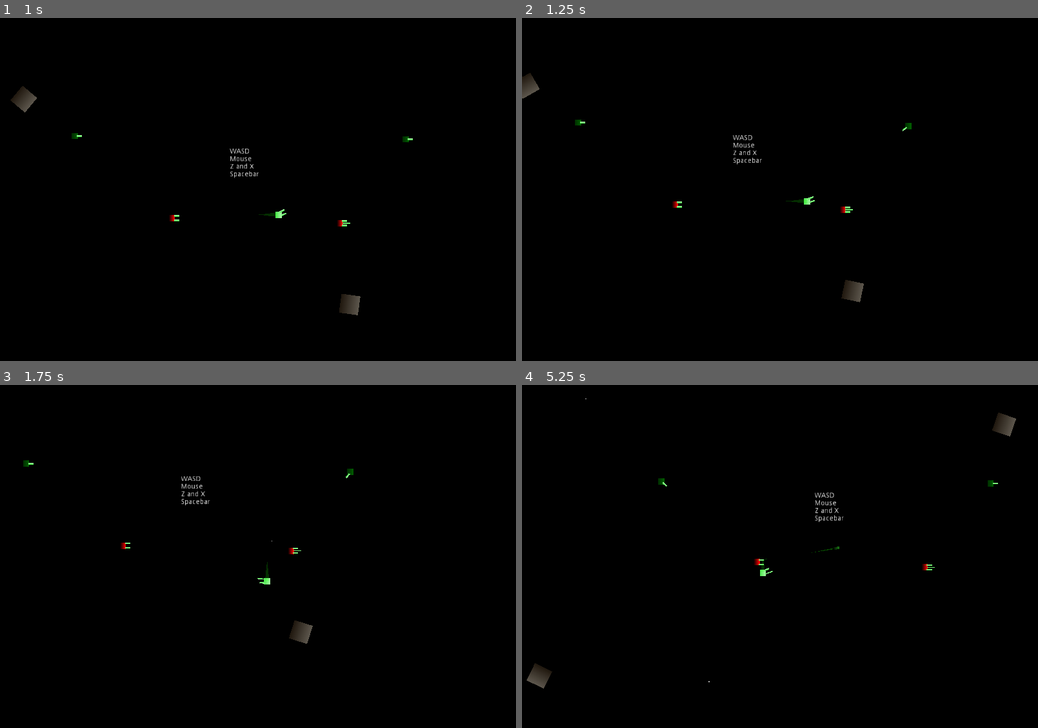
Above: before the commit, frames 1-4 (two rows, left to right).
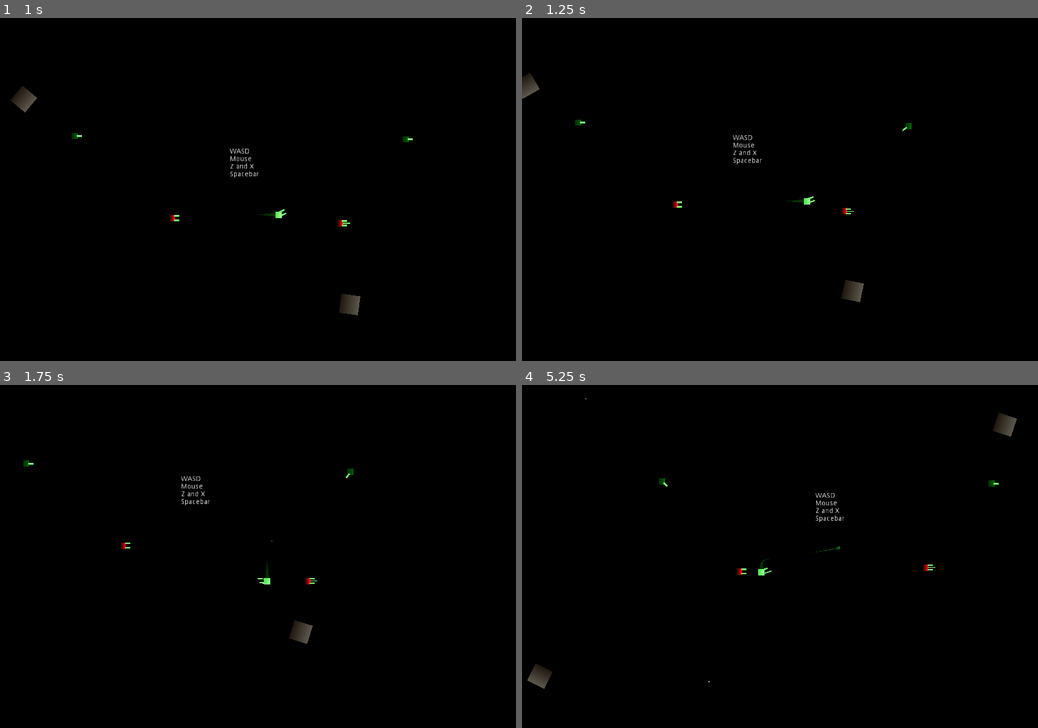
Above: after the commit, the same moments.

Repository: jrcamelo/Godot-SuperRogue
Game: Godot game, scene res://Test1.tscn
The game is run twice, just before and just after one commit, with the same random seed, the same clock (stepped at 60 frames per second) and the same inputs. The engine's default icon, where the game draws it, is replaced by a stand-in: a white triangle on a blue panel in a dark square.
Inputs (mouse positions are in pixels of both pictures, inside the frame that each line leads up to):
- Up to frame 1 (1 s): move the mouse to (371, 172) at 0.52 s; hold D (move_right) from 0.53 s (still down); tap R (r) at 0.6 s; tap V (v) at 0.8 s
- Up to frame 2 (1.25 s): keep holding D (move_right)
- Up to frame 3 (1.75 s): move the mouse to (154, 573) at 1.27 s; release D (move_right) at 1.28 s; hold S (move_down) from 1.28 s (still down); tap V (v) at 1.35 s; tap X (x) at 1.55 s
- Up to frame 4 (5.25 s): move the mouse to (831, 481) at 2.02 s; release S (move_down) at 2.03 s; hold D (move_right) 2.03-2.78 s; tap X (x) at 2.1, 4.55 s; tap Z (z) at 2.3, 2.85 s; move the mouse to (754, 625) at 2.77 s; hold W (move_up) 2.78-3.53 s; tap R (r) at 3.05, 4.35 s; move the mouse to (934, 607) at 3.52 s; press the mouse at (934, 607) at 3.53 s; hold A (move_left) 3.53-5.03 s; tap V (v) at 3.8 s; move the mouse to (625, 505) at 4.27 s; release the mouse at (625, 505) at 4.28 s; move the mouse to (805, 556) at 5.02 s; hold S (move_down) from 5.03 s (still down); hold Right mouse button (right_click) from 5.03 s (still down)

Frame 1 is identical in both runs. In frame 2, less than 0.1% of the frame differs, in the area x 61-65%, y 54-58%; in frame 3, less than 0.1%; in frame 4, 0.4%, in the area x 0-96%, y 8-89%.

Commit message:
Modular character avoids collisions

Diff:
--- /dev/null
+++ b/Project/BasicEnemyAI.gd
@@ -0,0 +1,53 @@
+extends CharacterController
+
+onready var whiskers := get_node("Whiskers") as Node2D
+onready var character_detection := get_node("CharacterDetection") as Area2D
+onready var shooting_range := get_node("ShootingRange") as Area2D
+
+export var whisker_dodge_duration := 0.25
+var whisker_dodging := 0.0
+var collision_to_avoid
+var direction_to_avoid_collision := Vector2.ZERO
+
+
+func process():
+	.process()
+
+	update_whiskers_closest_collision()
+	update_direction_to_avoid_collision()
+	equipment.movement.move_towards_input(direction_to_avoid_collision, delta * (direction_to_avoid_collision.length() + 1))
+
+
+func update_whiskers_closest_collision():
+	if whisker_dodging > 0:
+		return
+
+	whiskers.rotation += delta *11 * PI
+	collision_to_avoid = check_whiskers()
+
+func check_whiskers():
+	var closest_collision = null
+	for ray in whiskers.get_children():
+		ray = ray as RayCast2D
+		if ray.is_colliding():
+			var collision_point = ray.get_collision_point() - global_position
+			if closest_collision == null:
+				closest_collision = collision_point
+			elif collision_point.length() < closest_collision.length():
+					closest_collision = collision_point
+	return closest_collision
+
+func update_direction_to_avoid_collision():
+	if whisker_dodging > 0:
+		whisker_dodging -= delta
+		return
+
+	if collision_to_avoid == null:
+		direction_to_avoid_collision = Vector2.ZERO
+		return
+
+	var random_angle = deg2rad(45)
+	if randf() < 0.5:
+		random_angle = deg2rad(-45)
+	direction_to_avoid_collision = -collision_to_avoid.normalized().rotated(random_angle)
+	whisker_dodging = whisker_dodge_duration
--- /dev/null
+++ b/Project/BasicEnemyAI.tscn
@@ -0,0 +1,82 @@
+[gd_scene load_steps=3 format=2]
+
+[ext_resource path="res://BasicEnemyAI.gd" type="Script" id=1]
+
+[sub_resource type="CircleShape2D" id=1]
+radius = 500.0
+
+[node name="BasicEnemyAI" type="Node2D"]
+script = ExtResource( 1 )
+
+[node name="Whiskers" type="Node2D" parent="."]
+
+[node name="RayCast2D" type="RayCast2D" parent="Whiskers"]
+position = Vector2( 24, 0 )
+scale = Vector2( 1, 4 )
+enabled = true
+cast_to = Vector2( 150, 0 )
+collision_mask = 47
+
+[node name="RayCast2D2" type="RayCast2D" parent="Whiskers"]
+position = Vector2( 0, 24 )
+rotation = 1.5708
+scale = Vector2( 1, 4 )
+enabled = true
+cast_to = Vector2( 150, 0 )
+collision_mask = 47
+
+[node name="RayCast2D3" type="RayCast2D" parent="Whiskers"]
+position = Vector2( -24, 0 )
+rotation = 3.14159
+scale = Vector2( 1, 4 )
+enabled = true
+cast_to = Vector2( 150, 0 )
+collision_mask = 47
+
+[node name="RayCast2D4" type="RayCast2D" parent="Whiskers"]
+position = Vector2( 0, -24 )
+rotation = 4.71239
+scale = Vector2( 1, 4 )
+enabled = true
+cast_to = Vector2( 150, 0 )
+collision_mask = 47
+
+[node name="RayCast2D5" type="RayCast2D" parent="Whiskers"]
+position = Vector2( 24, 24 )
+rotation = 0.785398
+scale = Vector2( 1, 2 )
+enabled = true
+cast_to = Vector2( 150, 0 )
+collision_mask = 15
+
+[node name="RayCast2D6" type="RayCast2D" parent="Whiskers"]
+position = Vector2( -24, -24 )
+rotation = -2.35619
+scale = Vector2( 1, 2 )
+enabled = true
+cast_to = Vector2( 150, 0 )
+collision_mask = 15
+
+[node name="RayCast2D7" type="RayCast2D" parent="Whiskers"]
+position = Vector2( 24, -24 )
+rotation = -0.785398
+scale = Vector2( 1, 2 )
+enabled = true
+cast_to = Vector2( 150, 0 )
+collision_mask = 15
+
+[node name="RayCast2D8" type="RayCast2D" parent="Whiskers"]
+position = Vector2( -24, 24 )
+rotation = 2.35619
+scale = Vector2( 1, 2 )
+enabled = true
+cast_to = Vector2( 150, 0 )
+collision_mask = 15
+
+[node name="CharacterDetection" type="Area2D" parent="."]
+collision_layer = 0
+collision_mask = 2
+
+[node name="Detection" type="CollisionShape2D" parent="CharacterDetection"]
+modulate = Color( 1, 1, 1, 0.196078 )
+shape = SubResource( 1 )
--- a/Project/Character.gd
+++ b/Project/Character.gd
@@ -11,6 +11,7 @@
 export (PackedScene) var appearance_path
 export (PackedScene) var controller_path
 export (Array, PackedScene) var weapon_paths
+export (PackedScene) var propulsion_path
 
 onready var collider_updater: ColliderUpdater = get_node("ColliderUpdater")
 
@@ -20,11 +21,12 @@
 func create():
 	set_appearance_scene(appearance_path)
 	create_equipment_manager()
-	create_control_manager()
-	# set_controller_scene(controller_path)
-
 	set_weapon_slots()
 	set_weapons(weapon_paths)
+	set_propulsion(propulsion_path)
+
+	create_control_manager()
+	set_controller_scene(controller_path)
 
 	# detection = preload("res://CollidersBasic.tscn").instance()
 	#set_detection(preload("res://CollidersBasic.tscn").instance())
@@ -46,9 +48,9 @@
 	var appearance_slots = appearance.get_slots_children()
 	equipment.weapons.slots.add_slots_from_appearance(appearance_slots)
 
-func set_weapons(weapon_paths):
+func set_weapons(_weapon_paths):
 	var i = 0
-	for w_path in weapon_paths:
+	for w_path in _weapon_paths:
 		if w_path == null:
 			i += 1
 			continue
@@ -58,10 +60,15 @@
 			slot.add_weapon(weapon)
 		i += 1
 
+func set_propulsion(_propulsion_path):
+	var propulsion = propulsion_path.instance()
+	equipment.movement.add_new_propulsion(propulsion)
+
 func create_control_manager():
-	control = ControlManager.new(self)
+	control = ControlManager.new(self, equipment)
 	control.name = "Control"
 	add_child(control)
 
 func set_controller_scene(controller_scene: PackedScene):
+	var controller = controller_scene.instance()
 	control.add_controller(controller_scene.instance())
--- a/Project/Character.tscn
+++ b/Project/Character.tscn
@@ -1,9 +1,11 @@
-[gd_scene load_steps=6 format=2]
+[gd_scene load_steps=8 format=2]
 
 [ext_resource path="res://ColliderUpdater.gd" type="Script" id=1]
 [ext_resource path="res://Character.gd" type="Script" id=2]
 [ext_resource path="res://AppearanceBasic.tscn" type="PackedScene" id=3]
 [ext_resource path="res://Guns/Cannon.tscn" type="PackedScene" id=4]
+[ext_resource path="res://BasicEnemyAI.tscn" type="PackedScene" id=5]
+[ext_resource path="res://NormalPropulsion.tscn" type="PackedScene" id=6]
 
 [sub_resource type="RectangleShape2D" id=1]
 extents = Vector2( 0, 0 )
@@ -11,7 +13,9 @@
 [node name="Character" type="KinematicBody2D"]
 script = ExtResource( 2 )
 appearance_path = ExtResource( 3 )
+controller_path = ExtResource( 5 )
 weapon_paths = [ ExtResource( 4 ), null, ExtResource( 4 ) ]
+propulsion_path = ExtResource( 6 )
 
 [node name="ColliderUpdater" type="Node2D" parent="."]
 script = ExtResource( 1 )
--- a/Project/CharacterController.gd
+++ b/Project/CharacterController.gd
@@ -1,19 +1,29 @@
 class_name CharacterController
 extends Node2D
 
-# onready var Body = get_parent().get_parent() as KinematicBody2D
-# onready var Equipment = get_parent().get_parent().get_node("Equipment") as EquipmentManager
-# onready var Status = get_parent().get_parent().get_node("Status") as StatusManager
-# onready var Colliders = get_parent().get_parent().get_node("Colliders")
-# onready var DetectionRange = Colliders.get_node("DetectionRange") as Area2D
-# onready var DetectionShape = DetectionRange.get_child(0) as CollisionShape2D
-# onready var Weapons = Equipment.Weapons as WeaponManager
-# onready var Movement = Equipment.Movement as MovementManager
+var delta := 0.0
+var active = false
 
 var root = null
+var equipment: EquipmentManager = null
 
-func character_entered_range(character):
-	pass
+func initialize(_equipment: EquipmentManager, _active = true):
+	equipment = _equipment
+	active = _active
 
-func character_left_range(character):
-	pass
+func _physics_process(_delta):
+	if equipment == null:
+		return
+	if equipment.weapons == null or equipment.movement == null:
+		return
+	if not active:
+		return inactive()
+
+	delta = _delta
+	process()
+
+func inactive():
+	return
+
+func process():
+	return
--- a/Project/ControlManager.gd
+++ b/Project/ControlManager.gd
@@ -2,18 +2,24 @@
 extends Node2D
 
 var root = null
+var equipment: EquipmentManager
+
 var controller: CharacterController
 
-func _init(_root):
+func _init(_root, _equipment):
 	root = _root
+	equipment = _equipment
 
 func _ready():
 	if get_child_count() > 0:
 		controller = get_child(0) as CharacterController
+		controller.initialize(equipment)
+
 
 func add_controller(_controller: CharacterController):
 	controller = _controller
 	controller.root = root
+	controller.initialize(equipment)
 	add_child(controller)
 
 func _on_DetectionRange_body_entered(body):
--- a/Project/EquipmentManager.gd
+++ b/Project/EquipmentManager.gd
@@ -15,4 +15,5 @@
 
 	movement = MovementManager.new()
 	movement.name = "Movement"
+	movement.body = root as KinematicBody2D
 	add_child(movement)
--- a/Project/MovementManager.gd
+++ b/Project/MovementManager.gd
@@ -1,32 +1,26 @@
 class_name MovementManager
 extends Node2D
 
-var Propulsor: Propulsion = null
-var Body: KinematicBody2D = null
+var propulsor: Propulsion = null
+var body: KinematicBody2D = null
 export var movement: Vector2 = Vector2.ZERO
 
 func _ready():
-	Propulsor = find_propulsor_in_children()
-	Body = find_kinematic_body_in_parent()
+	propulsor = find_propulsor_in_children()
 
 func find_propulsor_in_children():
 	if get_child_count() > 0:
 		return get_child(0)
 	return null
 
-func find_kinematic_body_in_parent():
-	var equipments = get_parent()
-	var root = equipments.get_parent()
-	return root
-
 func add_new_propulsion(new_propulsion: Propulsion):
-	if Propulsor != null:
-		Propulsor.queue_free()
-	Propulsor = new_propulsion
-	add_child(Propulsor)
+	if propulsor != null:
+		propulsor.queue_free()
+	propulsor = new_propulsion
+	add_child(propulsor)
 
 func move_towards_input(input: Vector2, delta):
-	if Propulsor == null or Body == null:
+	if propulsor == null or body == null:
 		return
-	movement = Propulsor.get_move_towards_input(movement, input, delta)
-	movement = Body.move_and_slide(movement)
+	movement = propulsor.get_move_towards_input(movement, input, delta)
+	movement = body.move_and_slide(movement)
--- a/Project/NewEnemy.tscn
+++ b/Project/NewEnemy.tscn
@@ -5,7 +5,7 @@
 [ext_resource path="res://WeaponSlots.gd" type="Script" id=3]
 [ext_resource path="res://MovementManager.gd" type="Script" id=4]
 [ext_resource path="res://EquipmentManager.gd" type="Script" id=5]
-[ext_resource path="res://NormalPropulsion.gd" type="Script" id=6]
+[ext_resource path="res://NormalPropulsion.tscn" type="PackedScene" id=6]
 [ext_resource path="res://NormalEnemyAI.gd" type="Script" id=7]
 [ext_resource path="res://ControlManager.gd" type="Script" id=8]
 [ext_resource path="res://StatusManager.gd" type="Script" id=9]
@@ -57,11 +57,7 @@
 [node name="Movement" type="Node2D" parent="Equipment"]
 script = ExtResource( 4 )
 
-[node name="Normal" type="Node2D" parent="Equipment/Movement"]
-script = ExtResource( 6 )
-accel = 150
-max_speed = 300
-friction = 600
+[node name="Normal" parent="Equipment/Movement" instance=ExtResource( 6 )]
 
 [node name="Status" type="Node2D" parent="."]
 script = ExtResource( 9 )
--- /dev/null
+++ b/Project/NormalPropulsion.tscn
@@ -0,0 +1,8 @@
+[gd_scene load_steps=2 format=2]
+
+[ext_resource path="res://NormalPropulsion.gd" type="Script" id=1]
+
+[node name="Normal" type="Node2D"]
+script = ExtResource( 1 )
+max_speed = 300
+friction = 300
--- a/Project/Propulsion.gd
+++ b/Project/Propulsion.gd
@@ -23,7 +23,6 @@
 
 func accelerate():
 	movement = movement.move_toward(input.normalized() * max_speed, delta * accel)
-	print(movement)
 
 func brake():
 	movement = movement.move_toward(Vector2.ZERO, friction * delta)
